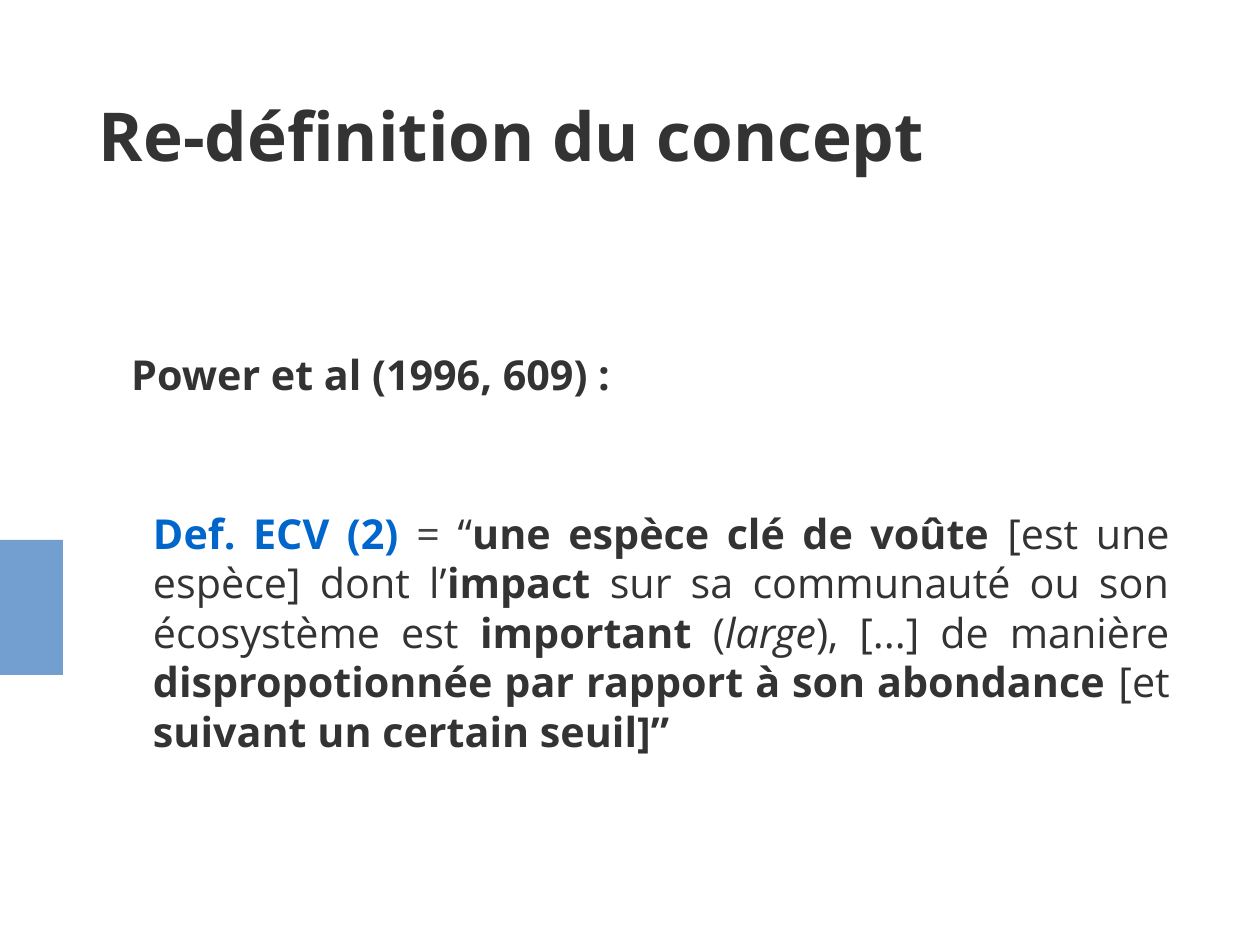
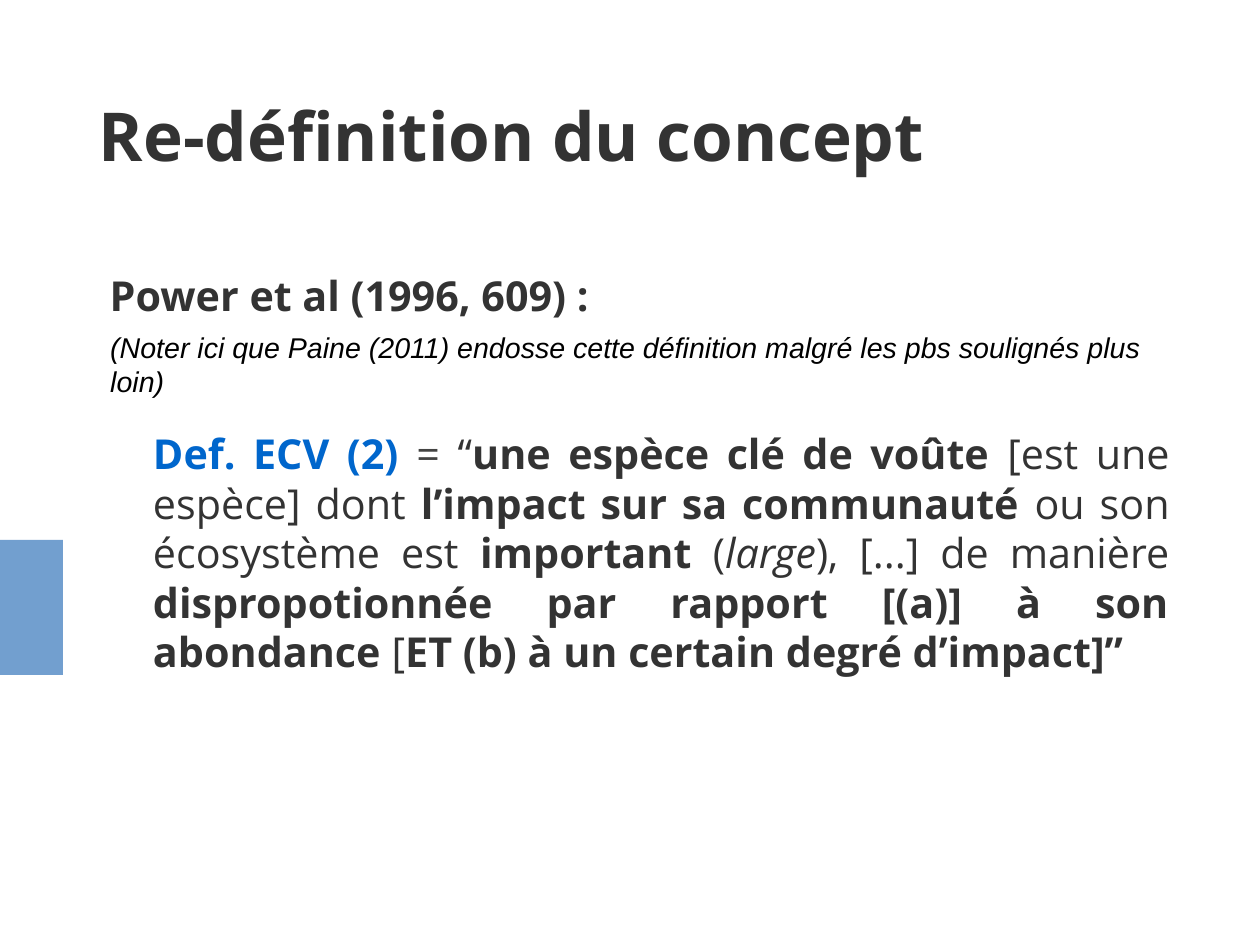
Before and after one commit to evadelmas/keystone_concept, a slide deck: slide 15 of presentation_LEIPS.odp (slide 8 before the commit). Drawn at 1260x945 pixels with LibreOffice and Linux fonts; fonts in the diff are those of the drawing. Boxes give left, top, right and bottom in pixels: in the first picture for what was removed or moved away, otherwise in the second. Text is boxed around its words. In the diff, an @@ line names an element or a change of style, - is before the commit and + after.

```diff
--- a/presentation_LEIPS.odp
+++ b/presentation_LEIPS.odp
@@ text added at box(110, 337, 1139, 398), 18 pt, text #000000, italic @@
+(Noter ici que Paine (2011) endosse cette définition malgré les pbs soulignés plus loin)
@@ text at box(153, 437, 1170, 677): text changed @@
-Def. ECV (2) = “une espèce clé de voûte [est une espèce] dont l’impact sur sa communauté ou son écosystème est important (large), [...] de manière dispropotionnée par rapport à son abondance [et suivant un certain seuil]”
+Def. ECV (2) = “une espèce clé de voûte [est une espèce] dont l’impact sur sa communauté ou son écosystème est important (large), [...] de manière dispropotionnée par rapport [(a)] à son abondance [ET (b) à un certain degré d’impact]”
```
Also in this commit, not shown: 5 other slides changed, 14 slides added, 3 slides removed.
